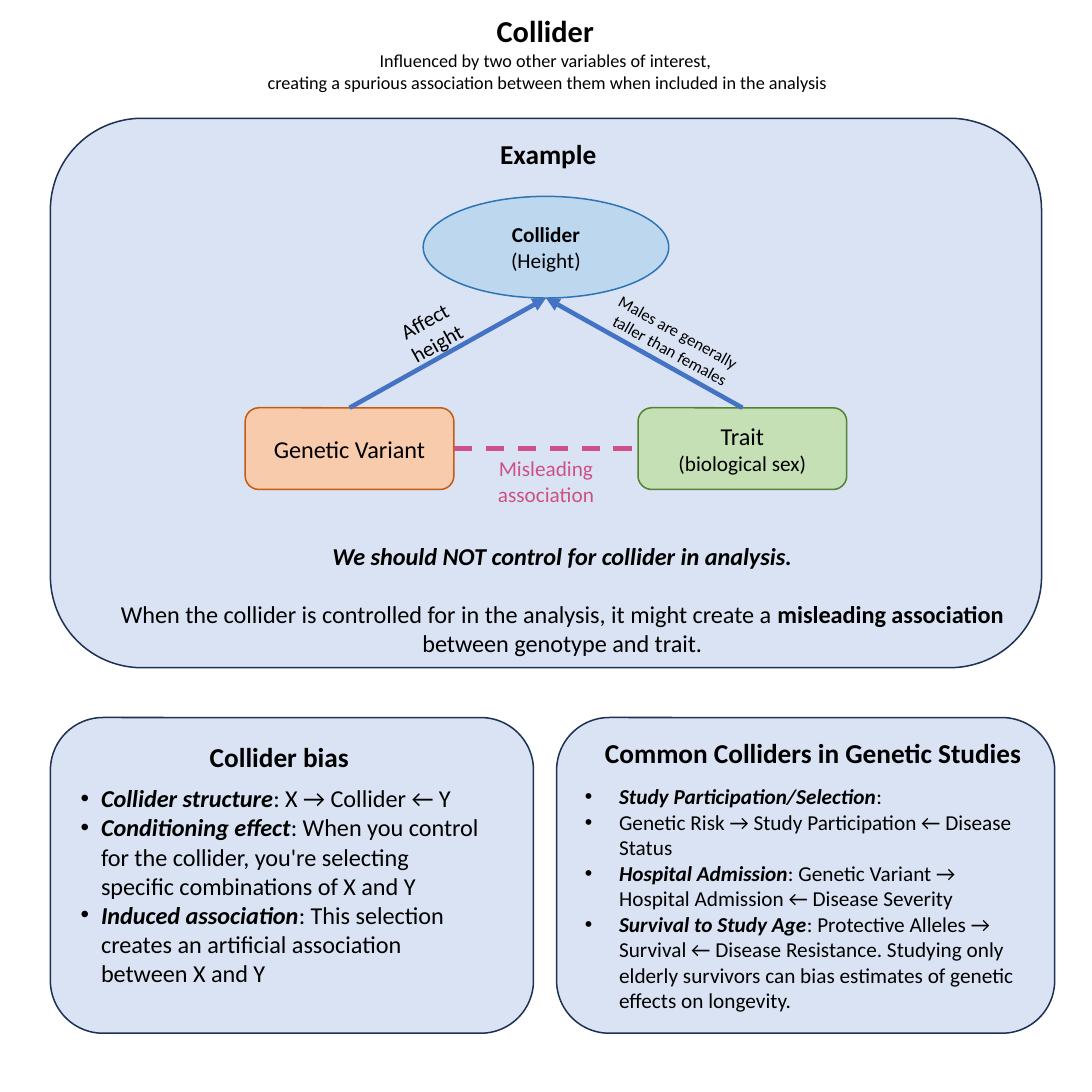
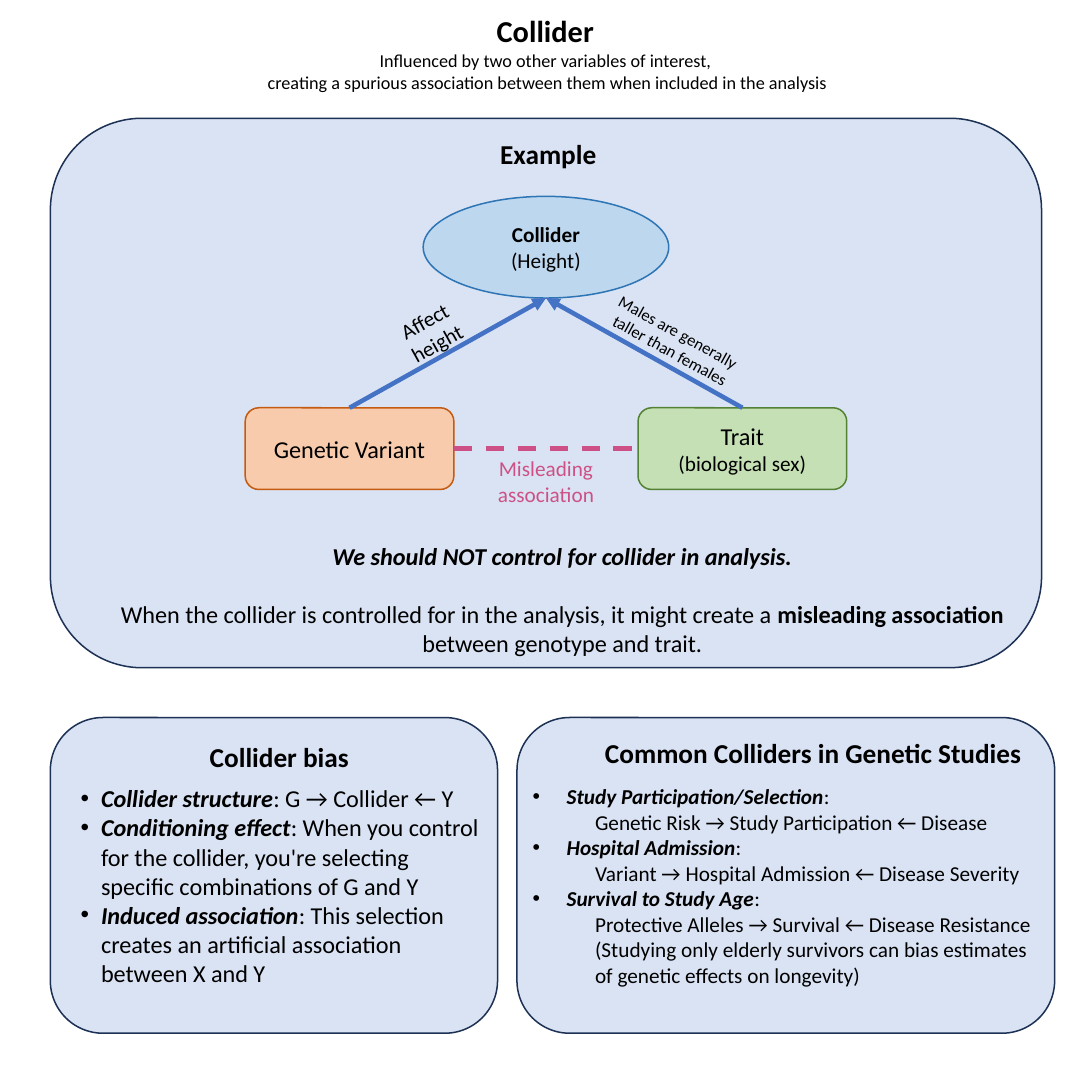
Before and after one commit to StatFunGen/statgen-prerequisites, a slide deck: slide 15 of graphical_summary/slides.pptx. Drawn at 1092x1092 pixels with LibreOffice and Linux fonts; fonts in the diff are those of the drawing. Boxes give left, top, right and bottom in pixels: in the first picture for what was removed or moved away, otherwise in the second. Text is boxed around its words. In the diff, an @@ line names an element or a change of style, - is before the commit and + after.

```diff
--- a/graphical_summary/slides.pptx
+++ b/graphical_summary/slides.pptx
@@ rounded rectangle: place and size @@
-rounded rectangle at (50,717,533,1033)
+rounded rectangle at (50,717,498,1033)
@@ rounded rectangle: place and size @@
-rounded rectangle at (557,717,1055,1033)
+rounded rectangle at (517,717,1054,1033)
@@ text "Study Participation/Selection:": place and size @@
-text "Study Participation/Selection:" at (619,789,1013,1012)
+text "Study Participation/Selection:" at (567,789,1031,987)
@@ text at (101,790,479,899): text changed @@
-• Collider structure: X → Collider ← Y
-• Conditioning effect: When you control for the collider, you're selecting specific combinations of X and Y
+• Collider structure: G → Collider ← Y
+• Conditioning effect: When you control for the collider, you're selecting specific combinations of G and Y
@@ text at (567,815,1031,987): text changed @@
-• Genetic Risk → Study Participation ← Disease Status
-• Hospital Admission: Genetic Variant → Hospital Admission ← Disease Severity
-• Survival to Study Age: Protective Alleles → Survival ← Disease Resistance. Studying only elderly survivors can bias estimates of genetic effects on longevity.
+  Genetic Risk → Study Participation ← Disease
+• Hospital Admission:
+Variant → Hospital Admission ← Disease Severity
+• Survival to Study Age:
+Protective Alleles → Survival ← Disease Resistance
+  (Studying only elderly survivors can bias estimates of genetic effects on longevity)
```
Also in this commit, not shown: 1 other slide changed, 1 slide added, 57 other files.
